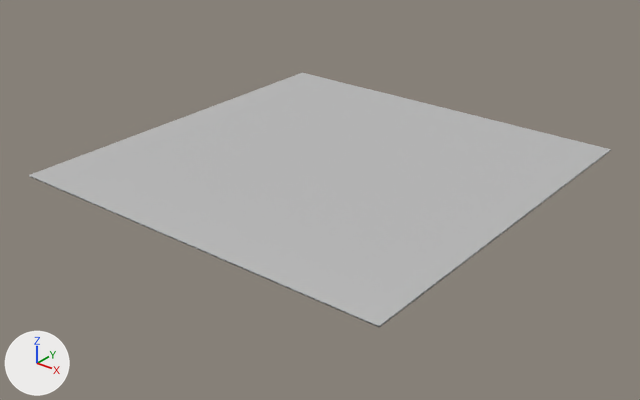
The FBX model OP_ChopChop!/Assets/OccAssets/OccPrefabs/nori.fbx: old version first, new version second.
Before and after are seen from a 50 mm camera at (-2.31, -1.225, 0.293) aimed at (-2.711, -0.724, -0.017). Every picture has the same lights, and +X, +Y and +Z are marked at lower left. Where no turn or scale is listed for an object, it has been applied to the vertices.

Objects in the first picture: 'nori'.
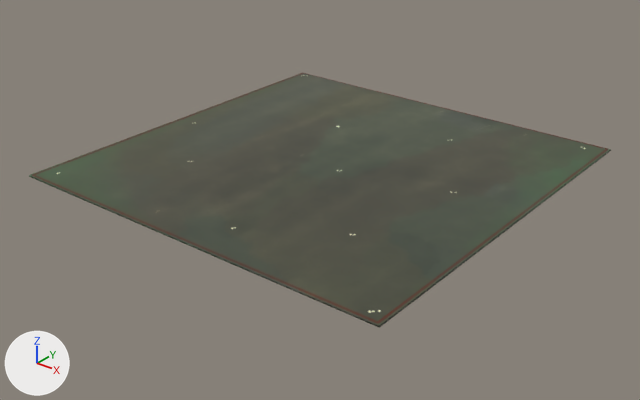
The edits, one by one:
Picture 'nori.psd' (img_nori_psd) is new.
Material 'nori1' (mat_nori1) is new.
Its texture is img_nori_psd.
me_mesh has 72 vertices, 70 faces and spans x -0.166..0.166, y -0.166..0.166, z -0.001..0.001.
me_mesh no longer uses material mat_lambert1 (grey #bcbcbc).
me_mesh now uses material mat_nori1 (picture img_nori_psd).

Boxes (x1, y1, x2, y2) around the edits, measured in the pictures (640 x 400 px):
'nori', recoloured: (29, 73, 611, 327) in both
